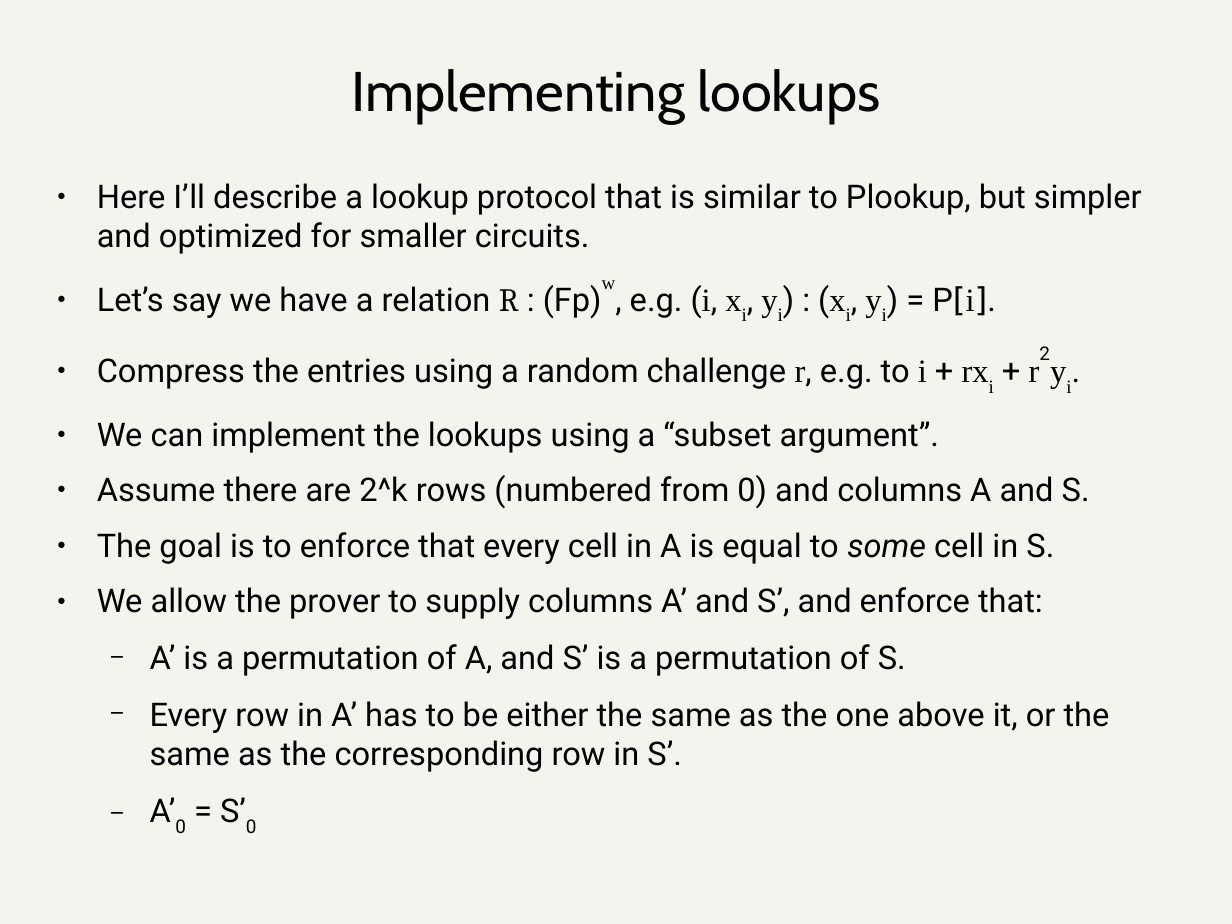
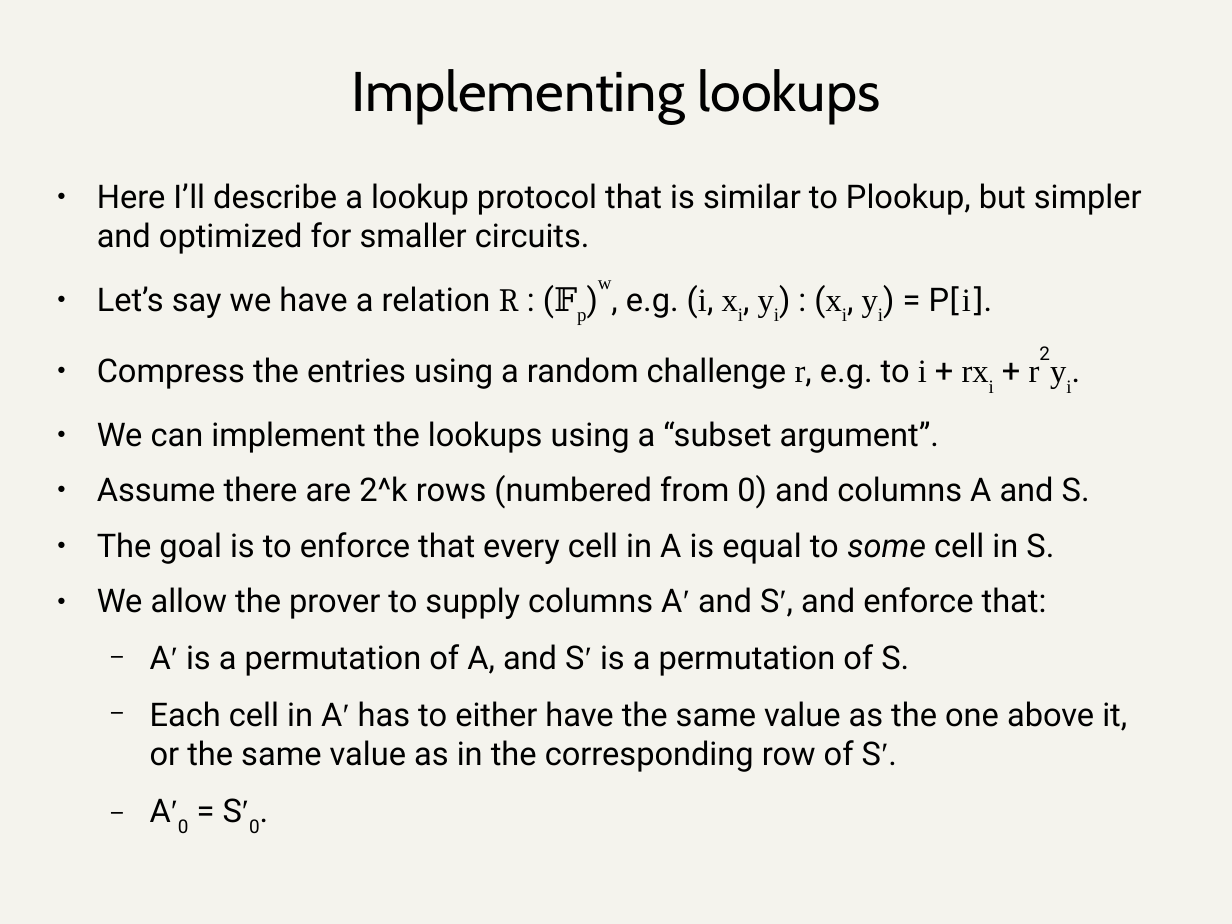
Before and after one commit to daira/halographs, a slide deck: slide 79 of deepdive.odp (slide 78 before the commit). Drawn at 1232x924 pixels with LibreOffice and Linux fonts; fonts in the diff are those of the drawing. Boxes give left, top, right and bottom in pixels: in the first picture for what was removed or moved away, otherwise in the second. Text is boxed around its words. In the diff, an @@ line names an element or a change of style, - is before the commit and + after.

```diff
--- a/deepdive.odp
+++ b/deepdive.odp
@@ text at box(97, 285, 993, 319): text changed @@
-● Let’s say we have a relation R : (Fp)w, e.g. (i, xi, yi) : (xi, yi) = P[i].
+● Let’s say we have a relation R : (𝔽p)w, e.g. (i, xi, yi) : (xi, yi) = P[i].
@@ text at box(97, 587, 1127, 833): text changed @@
-● We allow the prover to supply columns A’ and S’, and enforce that:
-  − A’ is a permutation of A, and S’ is a permutation of S.
-  − Every row in A’ has to be either the same as the one above it, or the same as the corresponding row in S’.
-  − A’0 = S’0
+● We allow the prover to supply columns A′ and S′, and enforce that:
+  − A′ is a permutation of A, and S′ is a permutation of S.
+  − Each cell in A′ has to either have the same value as the one above it, or the same value as in the corresponding row of S′.
+  − A′0 = S′0.
```
Also in this commit, not shown: 8 other slides changed, 3 slides added, 1 slide removed, 1 other file.
